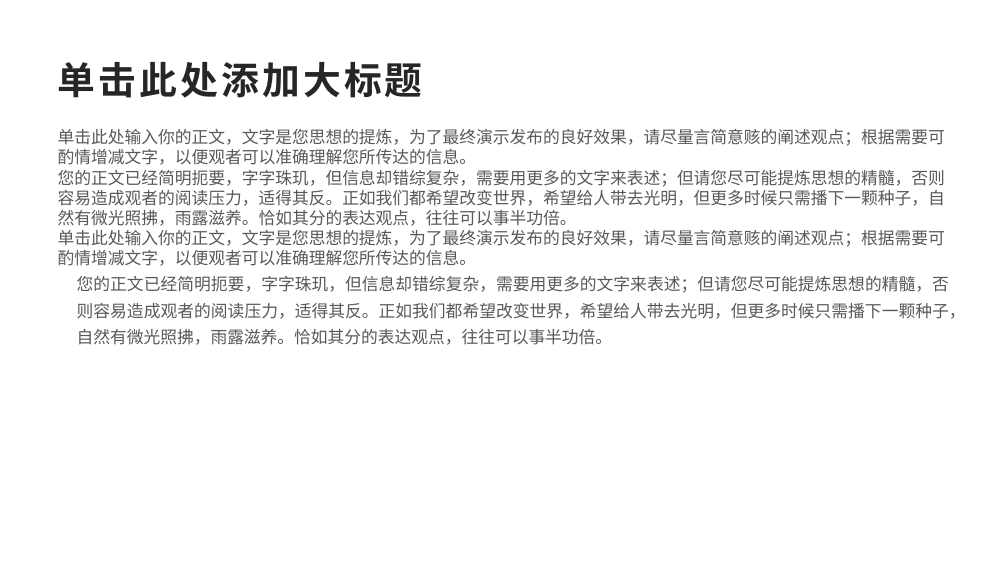
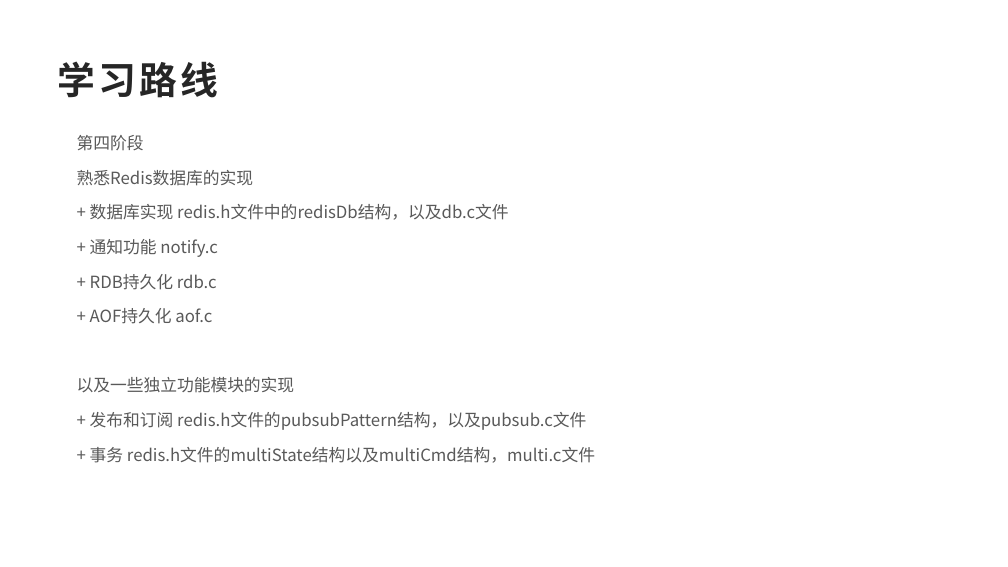
Before and after one commit to dylan7168/springcloud, a slide deck: slide 6 of document/SpringCloud融会贯通/07-Redis源码解析.pptx. Drawn at 1008x567 pixels with LibreOffice and Linux fonts; fonts in the diff are those of the drawing. Boxes give left, top, right and bottom in pixels: in the first picture for what was removed or moved away, otherwise in the second. Text is boxed around its words. In the diff, an @@ line names an element or a change of style, - is before the commit and + after.

Commit message:
redis

```diff
--- a/document/SpringCloud融会贯通/07-Redis源码解析.pptx
+++ b/document/SpringCloud融会贯通/07-Redis源码解析.pptx
@@ text at (58,61,218,98): text changed @@
-单击此处添加大标题
+学习路线
@@ text at (77,135,595,463): text changed @@
-单击此处输入你的正文，文字是您思想的提炼，为了最终演示发布的良好效果，请尽量言简意赅的阐述观点；根据需要可酌情增减文字，以便观者可以准确理解您所传达的信息。 您的正文已经简明扼要，字字珠玑，但信息却错综复杂，需要用更多的文字来表述；但请您尽可能提炼思想的精髓，否则容易造成观者的阅读压力，适得其反。正如我们都希望改变世界，希望给人带去光明，但更多时候只需播下一颗种子，自然有微光照拂，雨露滋养。恰如其分的表达观点，往往可以事半功倍。 单击此处输入你的正文，文字是您思想的提炼，为了最终演示发布的良好效果，请尽量言简意赅的阐述观点；根据需要可酌情增减文字，以便观者可以准确理解您所传达的信息。 您的正文已经简明扼要，字字珠玑，但信息却错综复杂，需要用更多的文字来表述；但请您尽可能提炼思想的精髓，否则容易造成观者的阅读压力，适得其反。正如我们都希望改变世界，希望给人带去光明，但更多时候只需播下一颗种子，自然有微光照拂，雨露滋养。恰如其分的表达观点，往往可以事半功倍。
+第四阶段
+熟悉Redis数据库的实现
++ 数据库实现 redis.h文件中的redisDb结构，以及db.c文件
++ 通知功能 notify.c
++ RDB持久化 rdb.c
++ AOF持久化 aof.c
+以及一些独立功能模块的实现
++ 发布和订阅 redis.h文件的pubsubPattern结构，以及pubsub.c文件
++ 事务 redis.h文件的multiState结构以及multiCmd结构，multi.c文件
```
Also in this commit, not shown: 2 other slides changed, 7 slides added, 2 slides removed, 5 other files.
